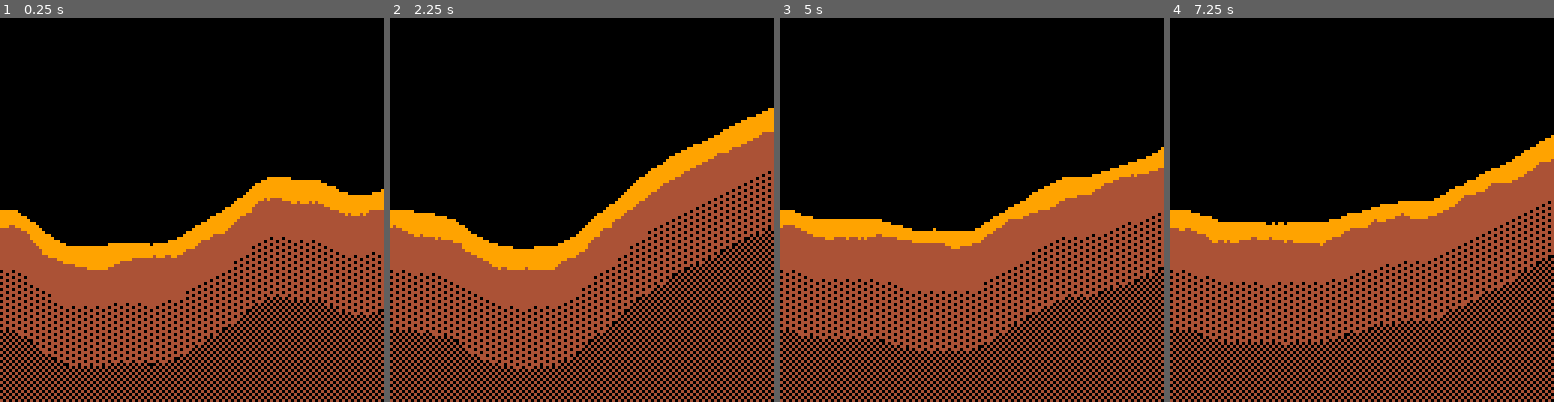
Above: before the commit, frames 1-4 (left to right).
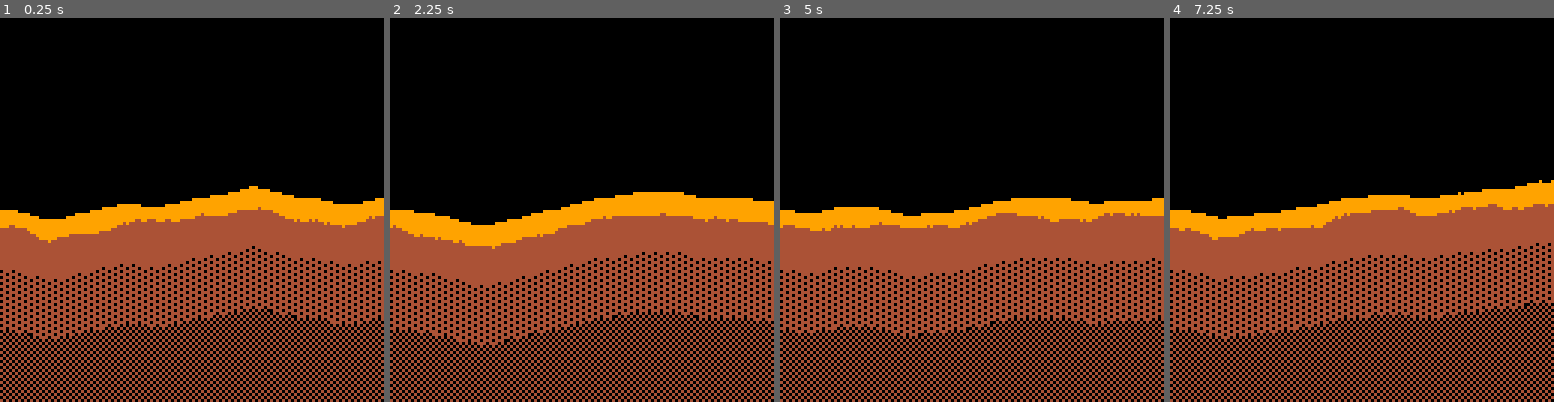
Above: after the commit, the same moments.

Repository: CalebHicks1/pico-8
Game: PICO-8 cartridge hills.p8
The game is run twice, just before and just after one commit, with the same random seed, the same clock (stepped at 60 frames per second) and the same inputs.
Inputs:
- Up to frame 1 (0.25 s): no input
- Up to frame 2 (2.25 s): tap X (X key) at 0.33, 1.07, 1.85 s; tap O (Z key) at 0.7, 1.7, 2.1 s; hold Up from 2.15 s (still down)
- Up to frame 3 (5 s): release Up at 2.42 s; tap O (Z key) every 0.4 s from 2.5 to 4.9 s; tap X (X key) at 2.97, 4.08 s; hold Down 3.63-3.97 s; hold Up from 4.73 s (still down)
- Up to frame 4 (7.25 s): release Up at 5.03 s; tap X (X key) at 5.2, 6.32 s; tap O (Z key) every 0.4 s from 5.3 to 6.9 s; hold Down 5.73-6.03 s; hold Up from 7.18 s (still down)

The runs differ from the first frame. In frame 1, 13% of the frame differs, in the area x 5-100%, y 41-91%; in frame 2, 17%, in the area x 14-100%, y 23-92%; in frame 3, 11%; in frame 4, 8.6%.

Commit message:
updated ground shading

Diff:
--- a/hills.lua
+++ b/hills.lua
@@ -171,7 +171,8 @@
 		-- width between 0 and 7
 		pen.width = mid(3, pen.width, 7)
 		pen.slope += -0.2 + rnd(0.4)
-		pen.slope = mid(-1, pen.slope, 1)
+		slope_change=0.3
+		pen.slope = mid(-slope_change, pen.slope, slope_change)
 		-- if btn(2) then
 		-- 	pen.slope -= 0.1
 		-- end
